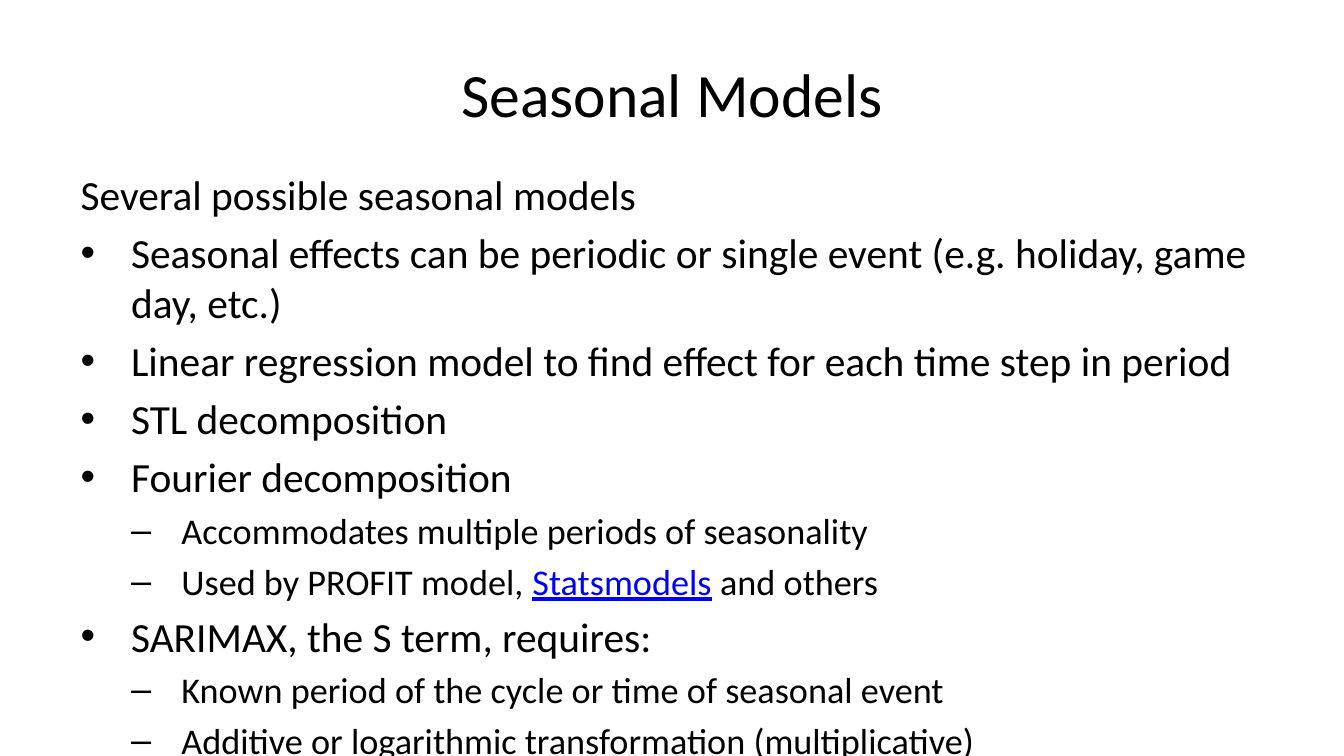
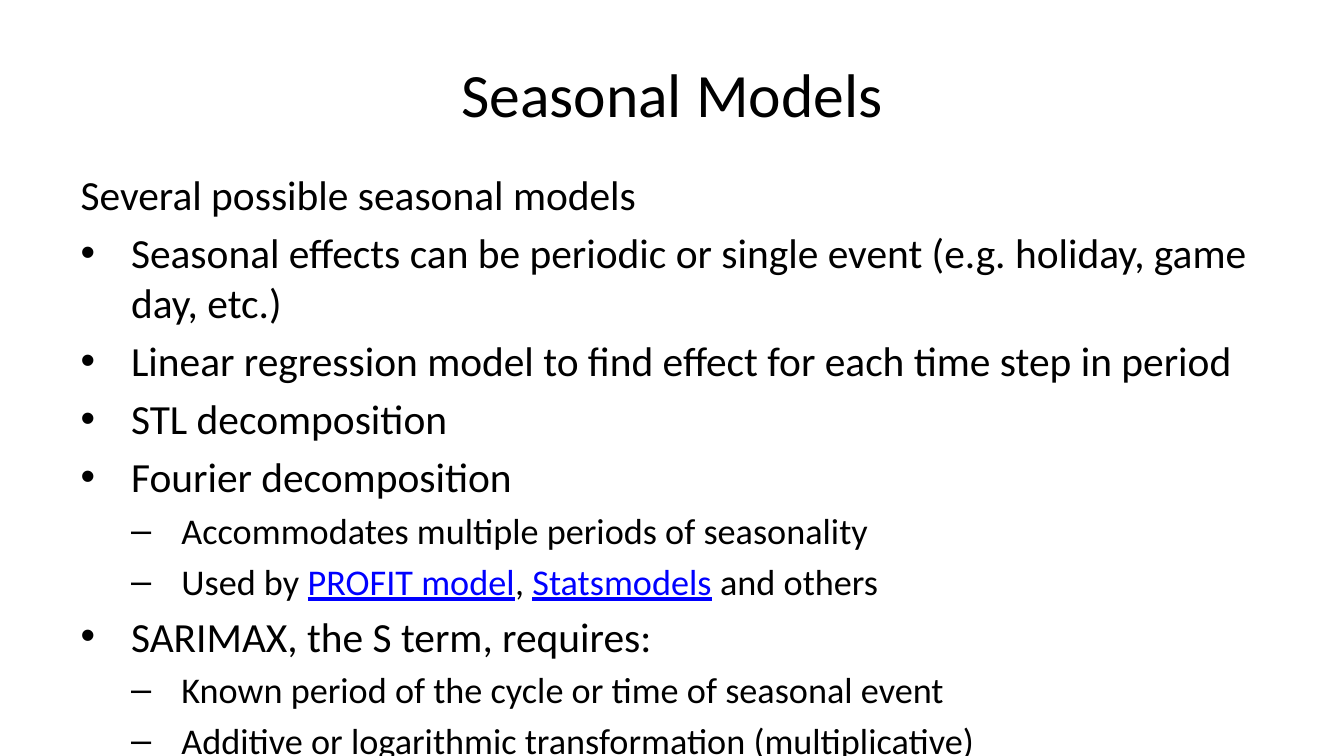
Before and after one commit to StephenElston/CSCI-E-83, a slide deck: slide 30 of LectureSlides/12_IntroductionToTimeSeriesForecasting.pptx. Drawn at 1344x756 pixels with LibreOffice and Linux fonts; fonts in the diff are those of the drawing. Boxes give left, top, right and bottom in pixels: in the first picture for what was removed or moved away, otherwise in the second. Text is boxed around its words. In the diff, an @@ line names an element or a change of style, - is before the commit and + after.

```diff
--- a/LectureSlides/12_IntroductionToTimeSeriesForecasting.pptx
+++ b/LectureSlides/12_IntroductionToTimeSeriesForecasting.pptx
@@ text at (181,570,878,601): text colour #000000 to #0000FF, underline on in "PROFIT model," @@
```
Also in this commit, not shown: 12 other slides changed, 1 slide removed.
